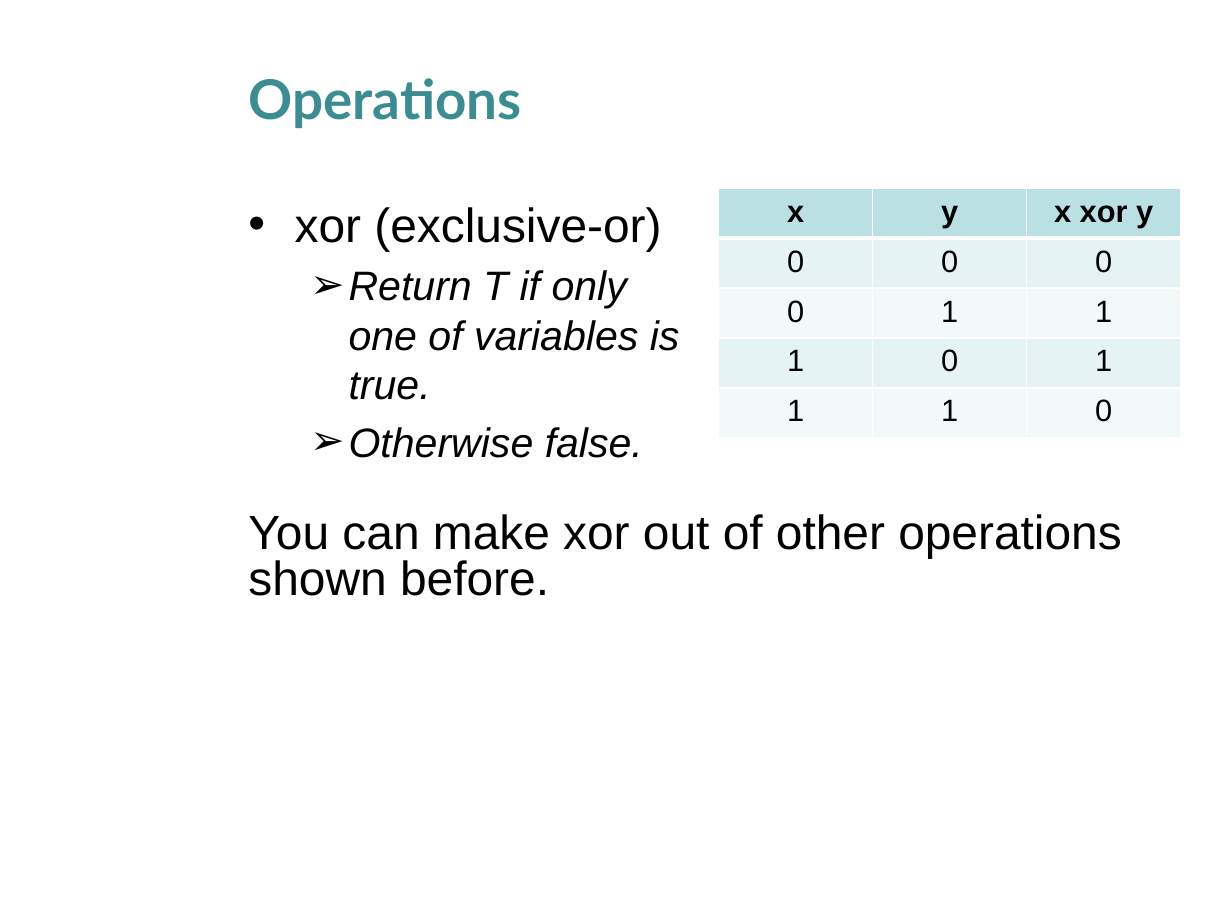
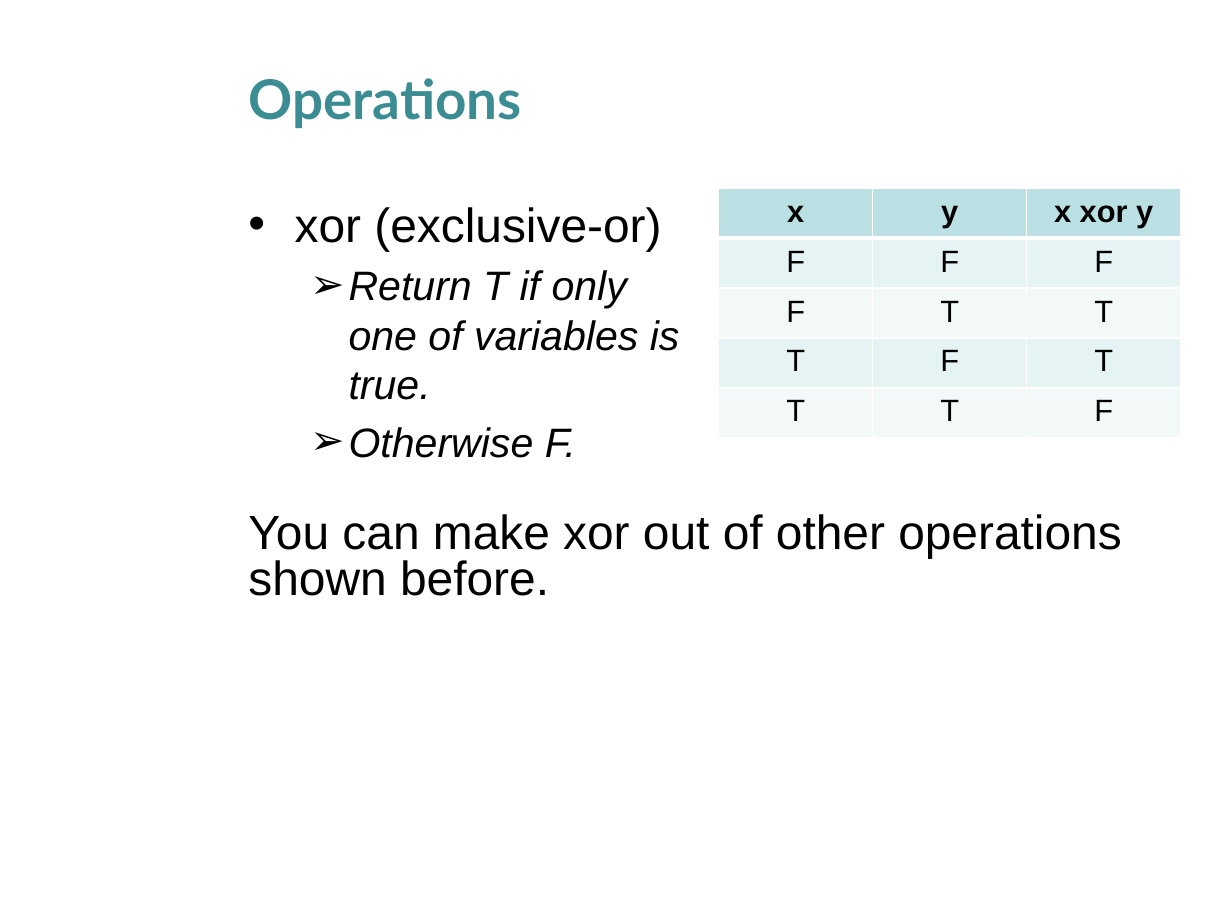
Before and after one commit to husathap/husathap.github.io, a slide deck: slide 11 of teaching/f15_cpsc217/Week_4_1.pptx. Drawn at 1232x924 pixels with LibreOffice and Linux fonts; fonts in the diff are those of the drawing; background and template pictures are left out. Boxes give left, top, right and bottom in pixels: in the first picture for what was removed or moved away, otherwise in the second. Text is boxed around its words. In the diff, an @@ line names an element or a change of style, - is before the commit and + after.

```diff
--- a/teaching/f15_cpsc217/Week_4_1.pptx
+++ b/teaching/f15_cpsc217/Week_4_1.pptx
@@ table at [718, 188, 1180, 439] @@
-row 2: 0 | 0 | 0
+row 2: F | F | F
-row 3: 0 | 1 | 1
+row 3: F | T | T
-row 4: 1 | 0 | 1
+row 4: T | F | T
-row 5: 1 | 1 | 0
+row 5: T | T | F
@@ text at [349, 427, 576, 458]: text changed @@
-  ➢ Otherwise false.
+  ➢ Otherwise F.
```
Also in this commit, not shown: 5 other slides changed, 2 other files.
